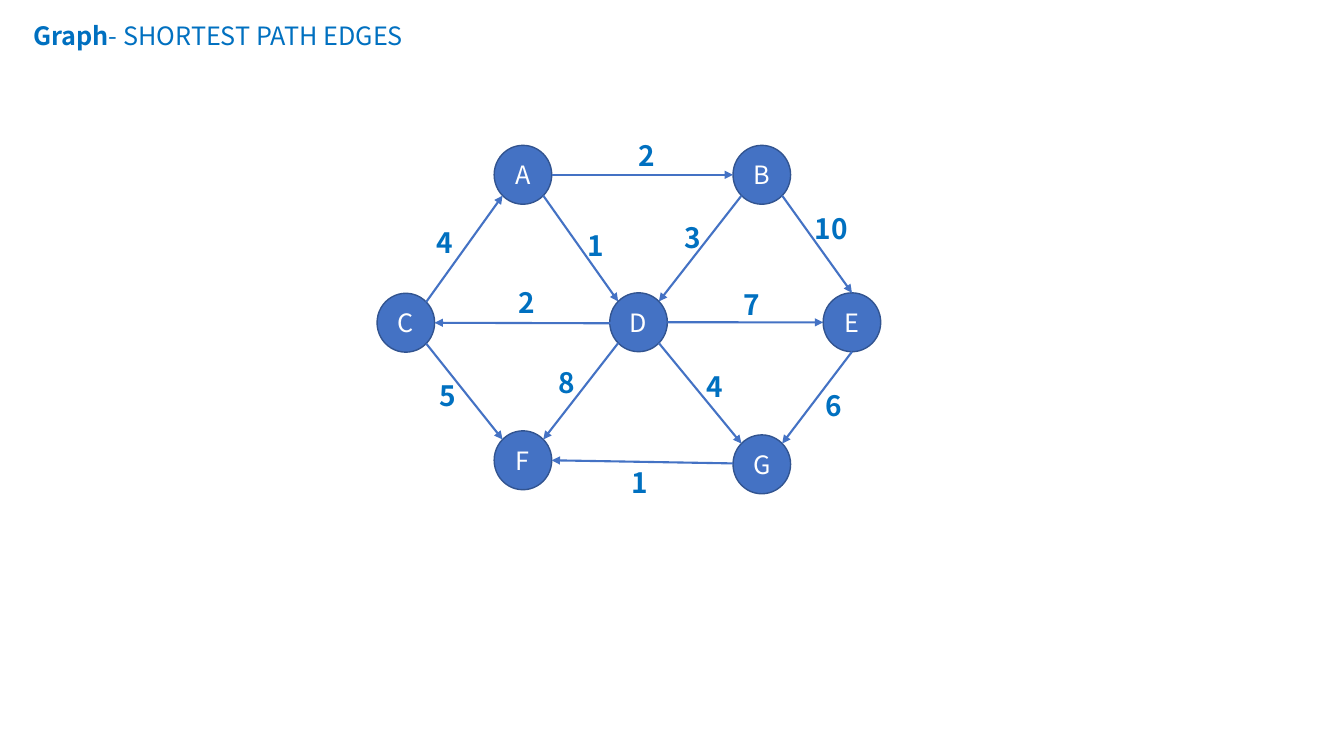
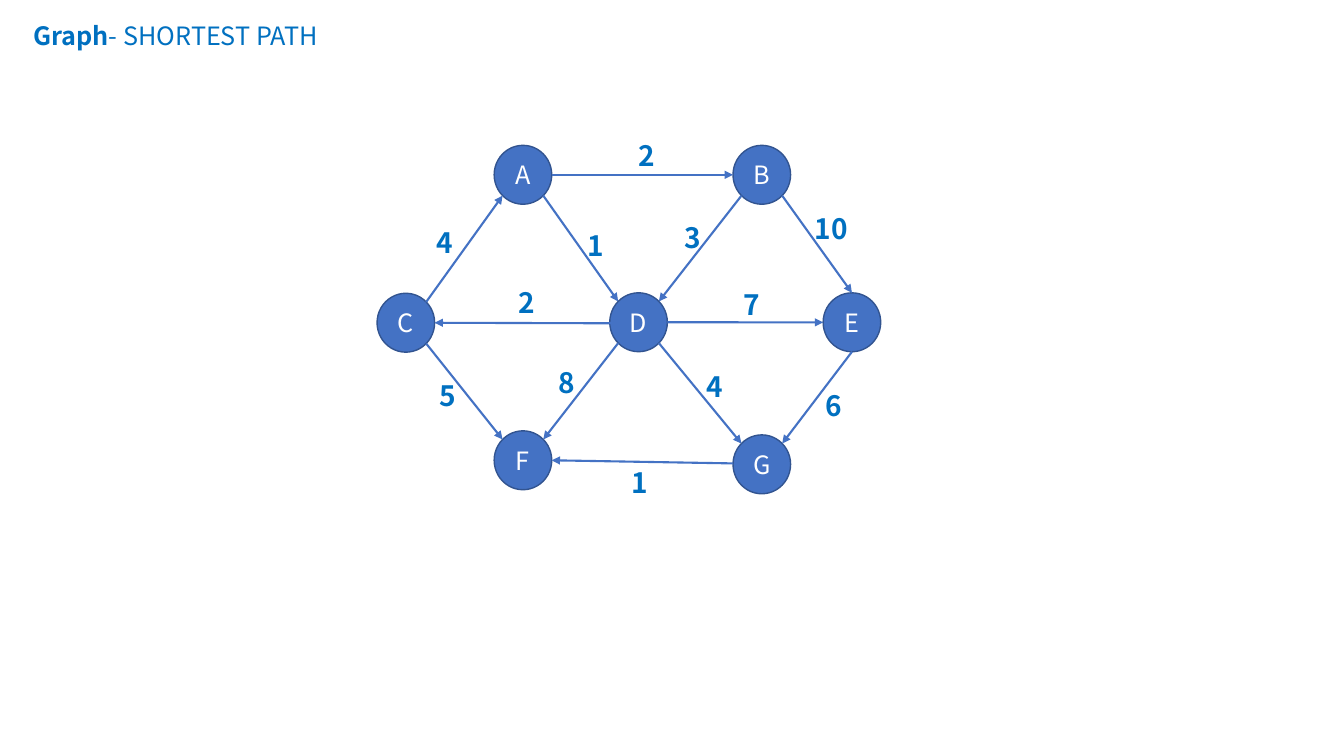
Before and after one commit to online-books/Data-Structures-and-Algorithm-Analysis-in-TS, a slide deck: slide 1 of Assets/visualization.pptx. Drawn at 1344x756 pixels with LibreOffice and Linux fonts; fonts in the diff are those of the drawing. Boxes give left, top, right and bottom in pixels: in the first picture for what was removed or moved away, otherwise in the second. Text is boxed around its words. In the diff, an @@ line names an element or a change of style, - is before the commit and + after.

```diff
--- a/Assets/visualization.pptx
+++ b/Assets/visualization.pptx
@@ text at bbox=[33, 25, 318, 51]: text changed @@
-Graph- SHORTEST PATH EDGES
+Graph- SHORTEST PATH
```
Also in this commit, not shown: 2 other slides changed, 2 slides added, 8 other files.
